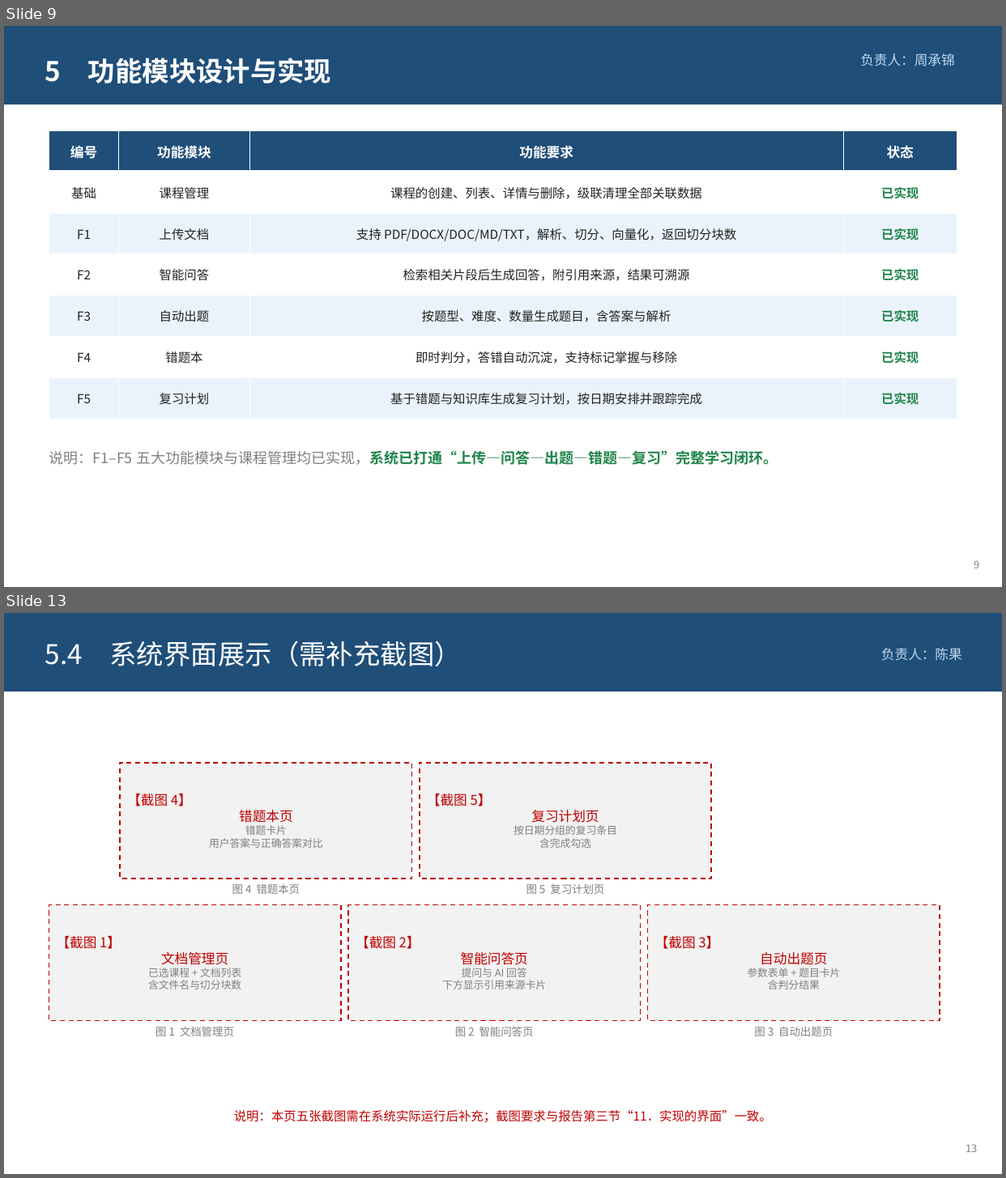
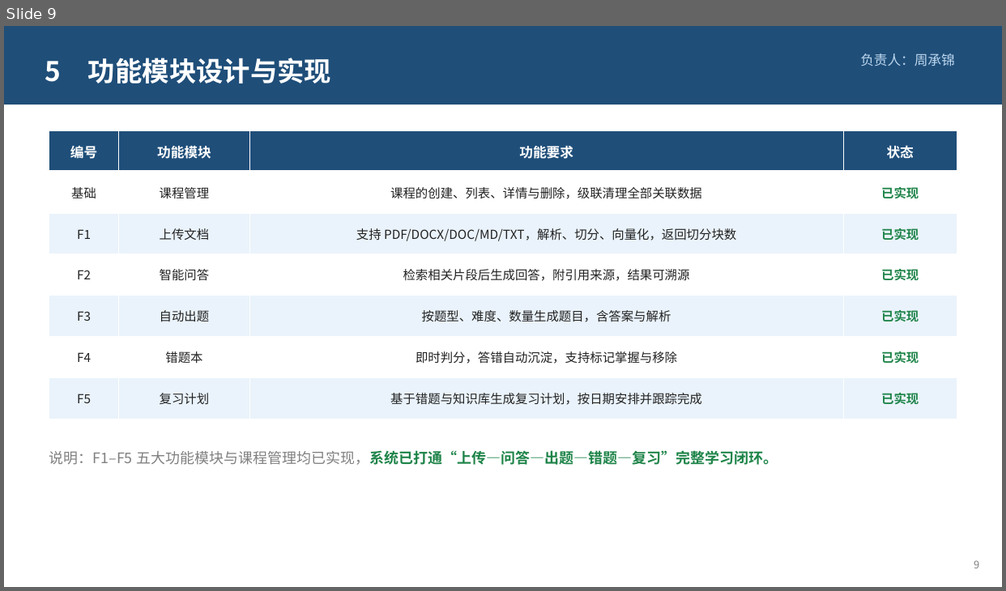
Before and after one commit to xingkongzcj/langchain_agent, a slide deck: defense/智学助手-课程设计答辩.pptx. Shown one above the other, each under a label of ours: slides 9 and 13 before the commit, slide 9 after it; the slides between them are not shown. The pictures are 1006x1178 and 1006x591 pixels, drawn with LibreOffice and Linux fonts; fonts in the diff are those of the drawing. Boxes give left, top, right and bottom in pixels: in the first picture for what was removed or moved away, otherwise in the second. Text is boxed around its words. In the diff, an @@ line names an element or a change of style, - is before the commit and + after.

```diff
--- a/defense/智学助手-课程设计答辩.pptx
+++ b/defense/智学助手-课程设计答辩.pptx
@@ slide 13 removed at bbox=[4, 613, 1002, 1174], background #FFFFFF @@
@@ rectangle removed at bbox=[4, 613, 1002, 692] @@
@@ text removed at bbox=[45, 641, 462, 666] @@
-5.4 系统界面展示（需补充截图）
@@ text removed at bbox=[881, 648, 962, 661] @@
-负责人：陈果
@@ rectangle removed at bbox=[120, 763, 412, 879] @@
-【截图 4】
-错题本页
-错题卡片
-用户答案与正确答案对比
@@ rectangle removed at bbox=[420, 763, 711, 879] @@
-【截图 5】
-复习计划页
-按日期分组的复习条目
-含完成勾选
@@ text removed at bbox=[232, 884, 300, 894] @@
-图 4 错题本页
@@ text removed at bbox=[526, 884, 604, 894] @@
-图 5 复习计划页
@@ rectangle removed at bbox=[49, 905, 341, 1021] @@
-【截图 1】
-文档管理页
-已选课程 + 文档列表
-含文件名与切分块数
@@ rectangle removed at bbox=[348, 905, 641, 1021] @@
-【截图 2】
-智能问答页
-提问与 AI 回答
-下方显示引用来源卡片
@@ rectangle removed at bbox=[648, 905, 940, 1021] @@
-【截图 3】
-自动出题页
-参数表单 + 题目卡片
-含判分结果
@@ text removed at bbox=[155, 1027, 234, 1037] @@
-图 1 文档管理页
@@ text removed at bbox=[455, 1027, 534, 1037] @@
-图 2 智能问答页
@@ text removed at bbox=[754, 1027, 833, 1037] @@
-图 3 自动出题页
@@ text removed at bbox=[234, 1110, 772, 1123] @@
-说明：本页五张截图需在系统实际运行后补充；截图要求与报告第三节“11．实现的界面”一致。
@@ text removed at bbox=[965, 1144, 977, 1152] @@
-13
```
Also in this commit, not shown: 6 slides changed, 3 slides added.
